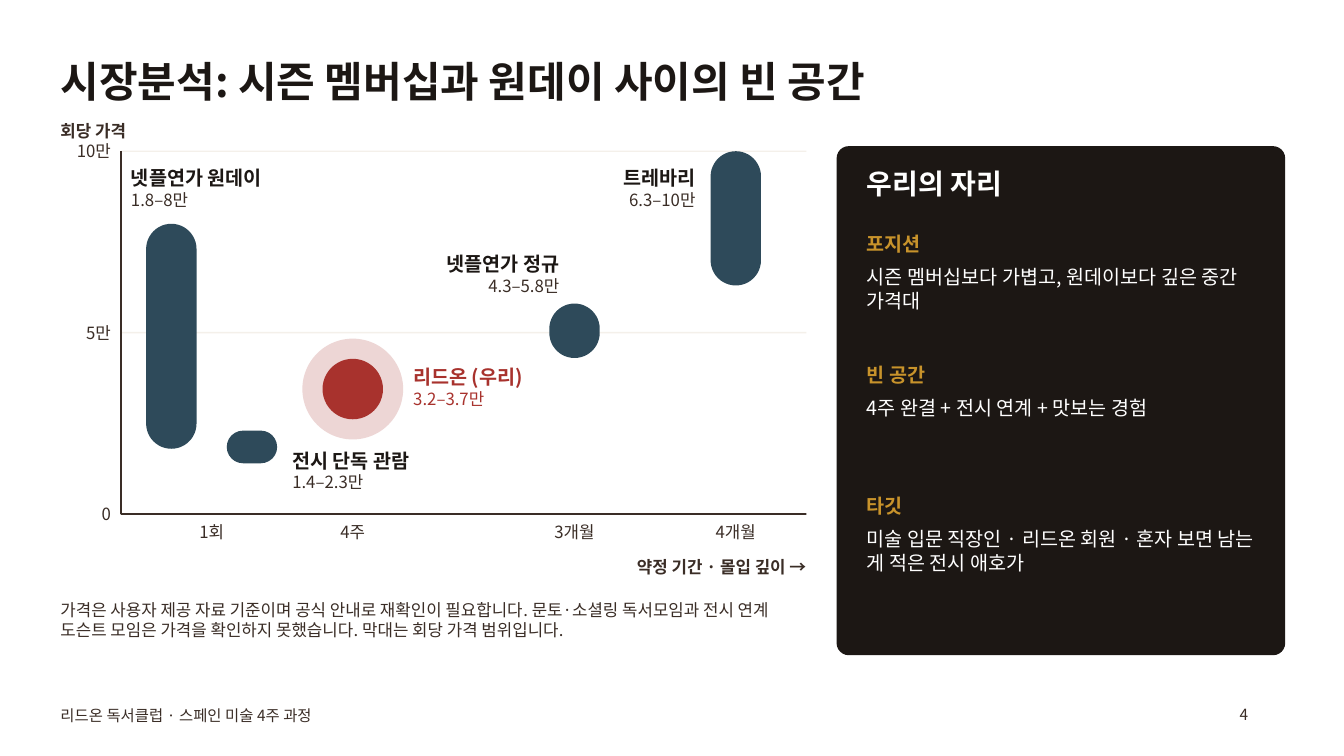
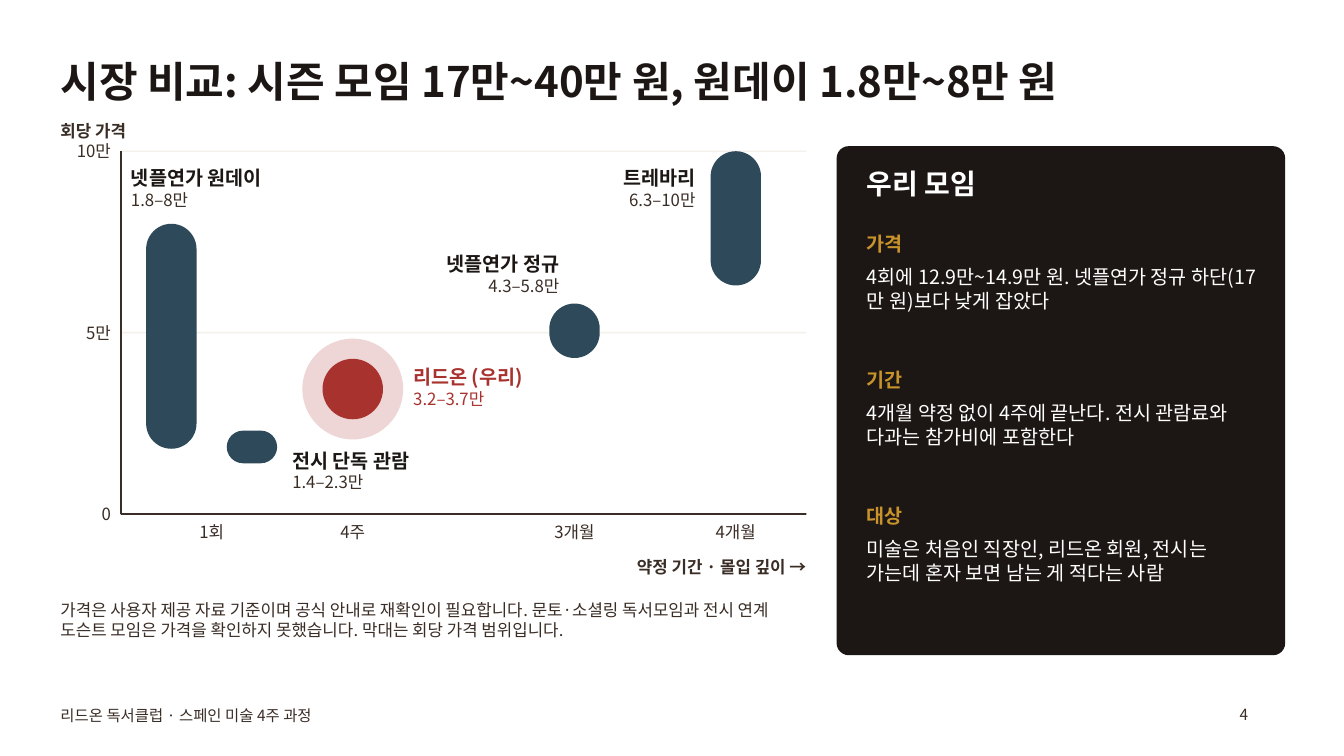
Before and after one commit to hyunjuwork-7923/-, a slide deck: slide 4 of deck/readon_spain_art_club.pptx. Drawn at 1344x756 pixels with LibreOffice and Linux fonts; fonts in the diff are those of the drawing. Boxes give left, top, right and bottom in pixels: in the first picture for what was removed or moved away, otherwise in the second. Text is boxed around its words. In the diff, an @@ line names an element or a change of style, - is before the commit and + after.

```diff
--- a/deck/readon_spain_art_club.pptx
+++ b/deck/readon_spain_art_club.pptx
@@ title at <box>60,61,1058,106</box>: text changed @@
-시장분석: 시즌 멤버십과 원데이 사이의 빈 공간
+시장 비교: 시즌 모임 17만~40만 원, 원데이 1.8만~8만 원
@@ text at <box>867,170,977,197</box>: text changed @@
-우리의 자리
+우리 모임
@@ text at <box>867,234,903,253</box>: text changed @@
-포지션
+가격
@@ text at <box>867,267,1256,312</box>: text changed @@
-시즌 멤버십보다 가볍고, 원데이보다 깊은 중간 가격대
+4회에 12.9만~14.9만 원. 넷플연가 정규 하단(17만 원)보다 낮게 잡았다
@@ text at <box>867,370,903,389</box>: text changed @@
-빈 공간
+기간
@@ text at <box>867,403,1228,446</box>: text changed @@
-4주 완결 + 전시 연계 + 맛보는 경험
+4개월 약정 없이 4주에 끝난다. 전시 관람료와 다과는 참가비에 포함한다
@@ text at <box>867,506,903,525</box>: text changed @@
-타깃
+대상
@@ text at <box>867,539,1207,582</box>: text changed @@
-미술 입문 직장인 · 리드온 회원 · 혼자 보면 남는 게 적은 전시 애호가
+미술은 처음인 직장인, 리드온 회원, 전시는 가는데 혼자 보면 남는 게 적다는 사람
```
Also in this commit, not shown: 4 other slides changed, 2 other files.
